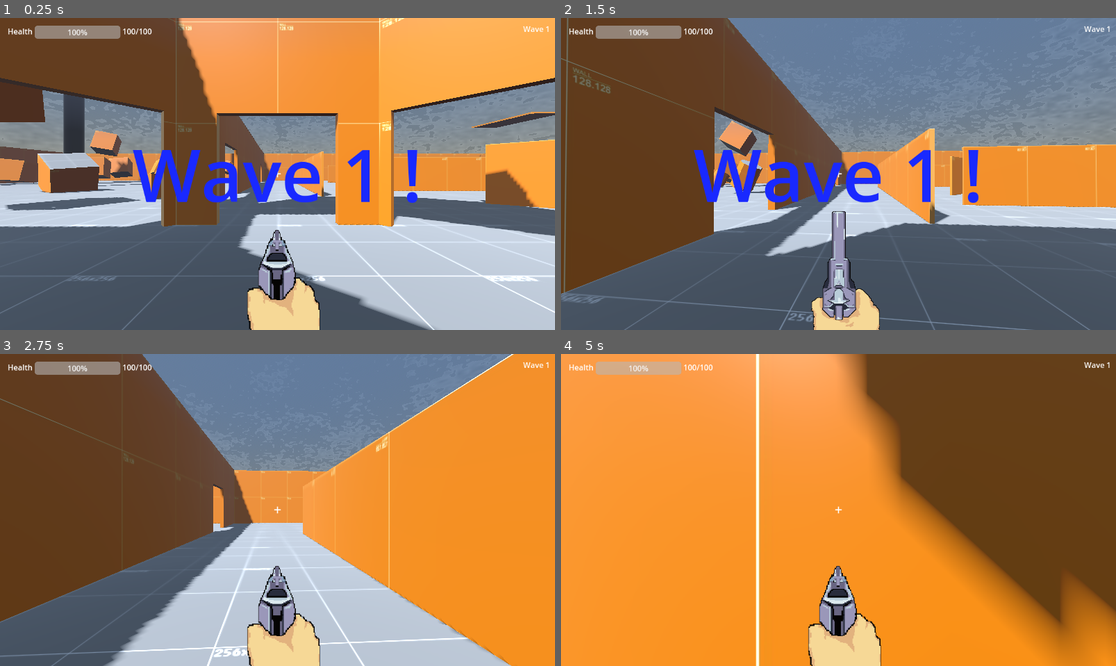
Above: before the commit, frames 1-4 (two rows, left to right).
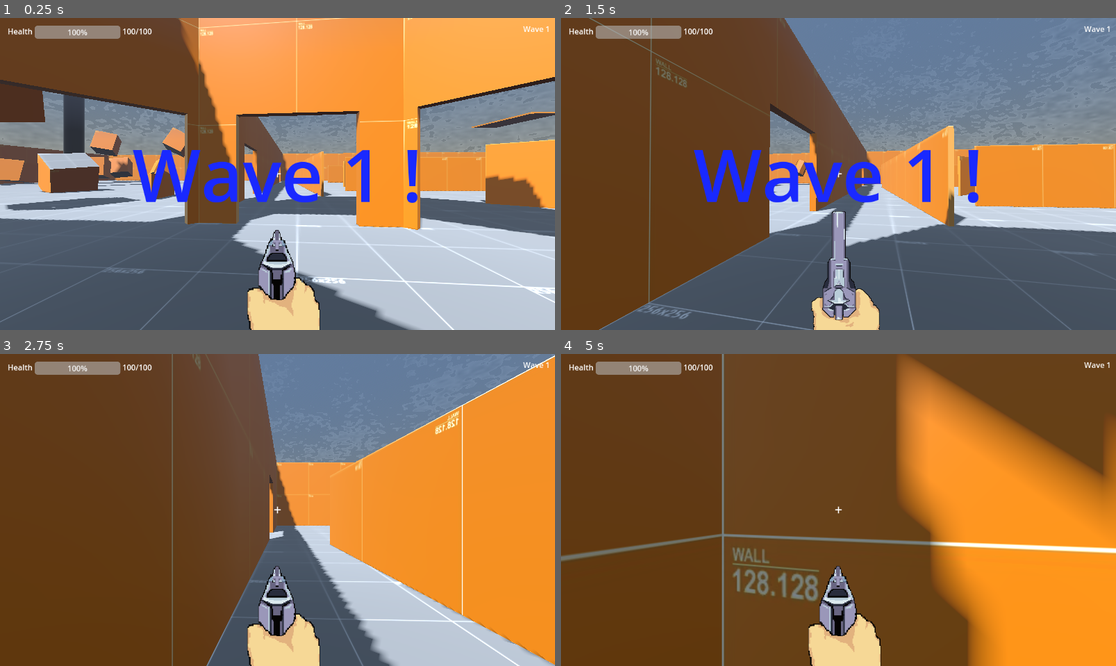
Above: after the commit, the same moments.

Repository: Liloslash/gwj_critters
Game: Godot game, scene res://World.tscn
Two runs of this game, one before a commit and one after it. Both use one fixed random seed, a clock stepped at 60 frames per second and the inputs below. Sound files missing from this copy of the repository are replaced by a short silence.
Inputs (mouse positions are in pixels of both pictures, inside the frame that each line leads up to):
- Up to frame 1 (0.25 s): no input
- Up to frame 2 (1.5 s): tap Enter (ui_accept) at 0.5, 0.77 s; move the mouse to (866, 174) at 0.52 s; press the mouse at (866, 174) at 0.53 s; hold W (up) from 0.53 s (still down); move the mouse to (810, 174) at 1.27 s; release the mouse at (810, 174) at 1.28 s; click (810, 174) at 1.35 s
- Up to frame 3 (2.75 s): keep holding W (up); tap Enter (ui_accept) at 1.52 s; move the mouse to (288, 503) at 2.02 s; press the mouse at (288, 503) at 2.03 s
- Up to frame 4 (5 s): keep holding W (up); move the mouse to (832, 516) at 2.77 s; release the mouse at (832, 516) at 2.78 s; click (832, 516) at 2.85 s; tap Enter (ui_accept) at 3.02, 3.77, 4.52 s; move the mouse to (877, 513) at 3.52 s; press the mouse at (877, 513) at 3.53 s; move the mouse to (794, 506) at 4.27 s; release the mouse at (794, 506) at 4.28 s; click (794, 506) at 4.35 s

The runs differ from the first frame. In frame 1, 11% of the frame differs, in the area x 0-100%, y 0-100%; in frame 2, 19%; in frame 3, 31%; in frame 4, 86%.

Commit message:
Add healing system with healing points and shader effects. Introduced healing points that spawn in the world, allowing players to heal upon contact. Added a new shader for visual effects on healing points, enhancing the overall gameplay experience.

Diff:
--- a/World.tscn
+++ b/World.tscn
@@ -8,6 +8,7 @@
 [ext_resource type="PackedScene" uid="uid://caoh2ltkqoyvm" path="res://HUD.tscn" id="3_hud"]
 [ext_resource type="PackedScene" uid="uid://b5v7mvrbkibl0" path="res://map/Arena.glb" id="3_p1v5b"]
 [ext_resource type="PackedScene" uid="uid://bqhbsi6kyt762" path="res://map/Obstacles.glb" id="3_wygdx"]
+[ext_resource type="Script" uid="uid://cxlnjf0w6uq4o" path="res://healing/healing_points.gd" id="9_f5c0m"]
 [ext_resource type="Script" uid="uid://dhxj3oct7bbmf" path="res://spawn_zones.gd" id="9_fv4w7"]
 [ext_resource type="AudioStream" uid="uid://c27ungj3tid2y" path="res://Assets/Sons Critters/Bruitage/Gong/shovel-gong.mp3" id="10_fvag4"]
 
@@ -82,8 +83,11 @@
 metadata/_edit_lock_ = true
 
 [node name="Arena" parent="." instance=ExtResource("3_p1v5b")]
+transform = Transform3D(0.995744, 0, -0.092162, 0, 1, 0, 0.092162, 0, 0.995744, 0, 0, 0)
+metadata/_edit_lock_ = true
 
 [node name="Obstacles" parent="." instance=ExtResource("3_wygdx")]
+metadata/_edit_lock_ = true
 
 [node name="Player" parent="." groups=["Player"] instance=ExtResource("1_c6gwx")]
 transform = Transform3D(1, 0, 0, 0, 1, 0, 0, 0, 1, 0, 1, 0)
@@ -99,6 +103,28 @@
 [node name="HUD" parent="." instance=ExtResource("3_hud")]
 
 [node name="SpawnTimer" type="Timer" parent="."]
+
+[node name="HealPoints" type="Node3D" parent="."]
+transform = Transform3D(-4.37114e-08, 0, 1, 0, 1, 0, -1, 0, -4.37114e-08, 0, 0, 0)
+script = ExtResource("9_f5c0m")
+
+[node name="Marker3D" type="Marker3D" parent="HealPoints"]
+transform = Transform3D(1, 0, 0, 0, 1, 0, 0, 0, 1, -23.3102, 0.976776, -22.6685)
+
+[node name="Marker3D2" type="Marker3D" parent="HealPoints"]
+transform = Transform3D(1, 0, 0, 0, 1, 0, 0, 0, 1, -23.3102, 0.976776, 13.4196)
+
+[node name="Marker3D3" type="Marker3D" parent="HealPoints"]
+transform = Transform3D(1, 0, 0, 0, 1, 0, 0, 0, 1, 0.423459, 0.976776, -27.1731)
+
+[node name="Marker3D4" type="Marker3D" parent="HealPoints"]
+transform = Transform3D(1, 0, 0, 0, 1, 0, 0, 0, 1, 15.6209, 0.976776, 27.6435)
+
+[node name="Marker3D5" type="Marker3D" parent="HealPoints"]
+transform = Transform3D(1, 0, 0, 0, 1, 0, 0, 0, 1, 1.68307, 0.976776, -2.22275)
+
+[node name="Marker3D6" type="Marker3D" parent="HealPoints"]
+transform = Transform3D(1, 0, 0, 0, 1, 0, 0, 0, 1, 17.6271, 0.976776, -22.6685)
 
 [node name="SpawnZones" type="Area3D" parent="."]
 transform = Transform3D(-4.37114e-08, 0, 1, 0, 1, 0, -1, 0, -4.37114e-08, 0, 0, 0)
--- a/enemy/enemyFast.gd
+++ b/enemy/enemyFast.gd
@@ -1,7 +1,7 @@
 extends CharacterBody3D
 
 
-@export var SPEED = 9.0
+@export var SPEED = 8
 @export var max_health := 25
 var current_health := 25
 @export var contact_damage: int = 2
--- /dev/null
+++ b/healing/healing_point.gd
@@ -0,0 +1,22 @@
+extends Area3D
+
+@export var heal_amount: int = 10
+@onready var healing_sound: AudioStreamPlayer3D = $HealingSound
+@onready var csg_sphere_3d: CSGSphere3D = $CSGSphere3D
+
+func _ready() -> void:
+	body_entered.connect(_on_body_entered)
+
+func _on_body_entered(body: Node3D) -> void:
+	# Check if the body is the player
+	if body.has_method("heal"):
+		body.heal(heal_amount)
+		healing_sound.play()
+		csg_sphere_3d.queue_free()
+		heal_amount = 0
+		await healing_sound.finished
+
+		queue_free()
+
+func _on_body_exited(body: Node3D) -> void:
+	pass # Not needed for this implementation
--- /dev/null
+++ b/healing/healing_point.tscn
@@ -0,0 +1,30 @@
+[gd_scene load_steps=6 format=3 uid="uid://xlowewwvo1os"]
+
+[ext_resource type="Script" uid="uid://bvmoftpovq6a" path="res://healing/healing_point.gd" id="1_3v8dx"]
+[ext_resource type="Shader" uid="uid://brnh2c5ljakge" path="res://healing_shader.gdshader" id="1_wblyx"]
+[ext_resource type="AudioStream" uid="uid://vmi8b8r1ktio" path="res://Assets/Sons Critters/Bruitage/Divers/video-game-bonus.mp3" id="2_p14hl"]
+
+[sub_resource type="SphereShape3D" id="SphereShape3D_f5c0m"]
+
+[sub_resource type="ShaderMaterial" id="ShaderMaterial_b2ar6"]
+render_priority = 0
+shader = ExtResource("1_wblyx")
+shader_parameter/wave_speed = 1.866
+shader_parameter/wave_count = 6
+shader_parameter/wave_sharpness = 10.0
+shader_parameter/wave_color = Color(0, 1, 0.35, 1)
+shader_parameter/background_color = Color(0, 0.4, 0.1, 0)
+shader_parameter/glow_intensity = 3.0
+
+[node name="HealingPoint" type="Area3D"]
+script = ExtResource("1_3v8dx")
+
+[node name="CollisionShape3D" type="CollisionShape3D" parent="."]
+shape = SubResource("SphereShape3D_f5c0m")
+
+[node name="CSGSphere3D" type="CSGSphere3D" parent="."]
+material_override = SubResource("ShaderMaterial_b2ar6")
+
+[node name="HealingSound" type="AudioStreamPlayer3D" parent="."]
+stream = ExtResource("2_p14hl")
+volume_db = -25.0
--- /dev/null
+++ b/healing/healing_points.gd
@@ -0,0 +1,10 @@
+extends Node3D
+
+const HEALING_POINT = preload("res://healing/healing_point.tscn")
+
+func spawn_healing_point() -> void:
+	var points = get_children()
+	var rand_point = points[randi() % points.size()]
+	var healing_point = HEALING_POINT.instantiate()
+	healing_point.position = rand_point.position
+	add_child(healing_point)
--- /dev/null
+++ b/healing_shader.gdshader
@@ -0,0 +1,41 @@
+shader_type spatial;
+render_mode cull_disabled, unshaded, blend_mix;
+
+uniform float wave_speed : hint_range(0.5, 3.0) = 1.0;
+uniform int wave_count : hint_range(3, 12) = 6;
+uniform float wave_sharpness : hint_range(1.0, 10.0) = 4.0;
+uniform vec4 wave_color : source_color = vec4(0.0, 1.0, 0.3, 1.0);
+uniform vec4 background_color : source_color = vec4(0.0, 0.4, 0.1, 0.3);
+uniform float glow_intensity : hint_range(0.5, 3.0) = 1.5;
+
+void fragment() {
+    vec3 world_pos = VERTEX;
+    float time = TIME;
+
+    // Coordonnées sphériques pour les vagues qui montent
+    float height = world_pos.y;
+    float angle = atan(world_pos.z, world_pos.x);
+
+    // Vagues d'énergie verticales clairement découpées
+    float wave_pattern = sin((height * float(wave_count) + time * wave_speed) * 3.14159);
+
+    // Rendre les vagues plus nettes avec une fonction step modifiée
+    float sharp_waves = smoothstep(-1.0 / wave_sharpness, 1.0 / wave_sharpness, wave_pattern);
+
+    // Rotation légère des vagues
+    float rotation = sin(angle * 2.0 + time * wave_speed * 0.3) * 0.1;
+    sharp_waves += rotation;
+
+    // Clamper pour garder des bandes nettes
+    sharp_waves = clamp(sharp_waves, 0.0, 1.0);
+
+    // Couleur finale basée sur les vagues
+    vec3 final_color = mix(background_color.rgb, wave_color.rgb, sharp_waves);
+
+    // Émission pour l'effet lumineux
+    float emission_strength = sharp_waves * glow_intensity;
+
+    ALBEDO = final_color;
+    EMISSION = wave_color.rgb * emission_strength;
+    ALPHA = mix(background_color.a, wave_color.a, sharp_waves);
+}
--- a/player/Player.tscn
+++ b/player/Player.tscn
@@ -67,7 +67,6 @@
 
 [node name="Player" type="CharacterBody3D"]
 script = ExtResource("1_xhfnw")
-SPEED = 8.0
 
 [node name="CollisionShape3D" type="CollisionShape3D" parent="."]
 shape = SubResource("CapsuleShape3D_0rwas")
--- a/player/player.gd
+++ b/player/player.gd
@@ -1,6 +1,6 @@
 extends CharacterBody3D
 
-@export var SPEED = 5.0
+@export var SPEED = 10.0
 const JUMP_VELOCITY = 4.5
 
 signal health_changed(current, max)
@@ -140,6 +140,9 @@
 	if current_health <= 0:
 		die()
 
+func heal(amount: int) -> void:
+	current_health = min(max_health, current_health + amount)
+
 func die() -> void:
 	velocity = Vector3.ZERO
 	set_process_input(false)
--- a/world.gd
+++ b/world.gd
@@ -4,6 +4,7 @@
 @onready var wave_timer: Timer = $WaveTimer
 
 @onready var spawn_zones: Area3D = $SpawnZones
+@onready var heal_points: Node3D = $HealPoints
 
 @onready var gong_player: AudioStreamPlayer = $GongPlayer
 
@@ -84,6 +85,7 @@
 	enemies_alive_count += 1
 
 func _finish_wave() -> void:
+	heal_points.spawn_healing_point()
 	if is_between_waves:
 		return
 	is_between_waves = true
Not shown: 1 places in World.tscn that only renumber resources
Not shown, added: healing/healing_point.gd.uid
Not shown, added: healing/healing_points.gd.uid
Not shown, added: healing_shader.gdshader.uid
